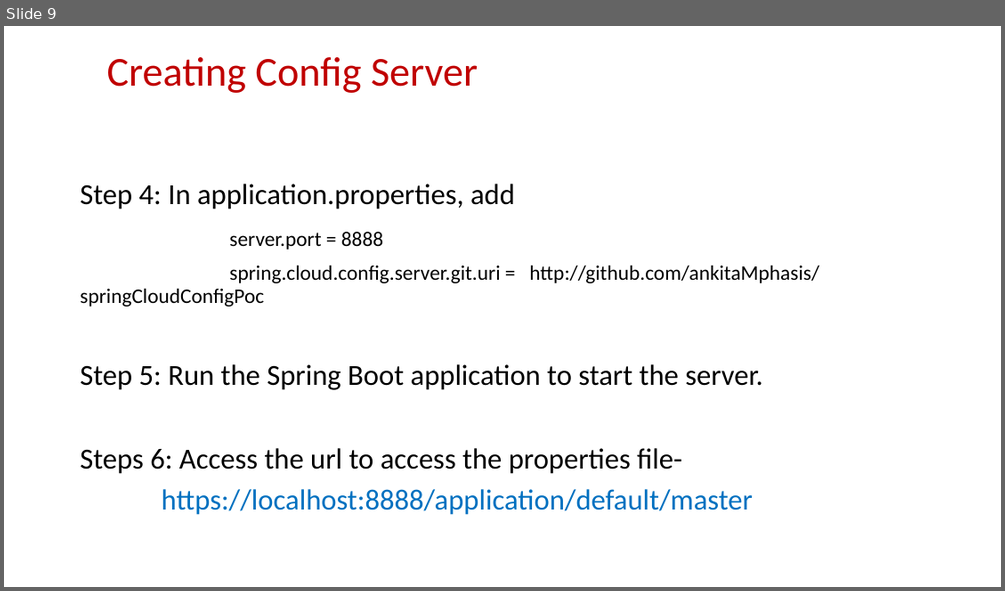
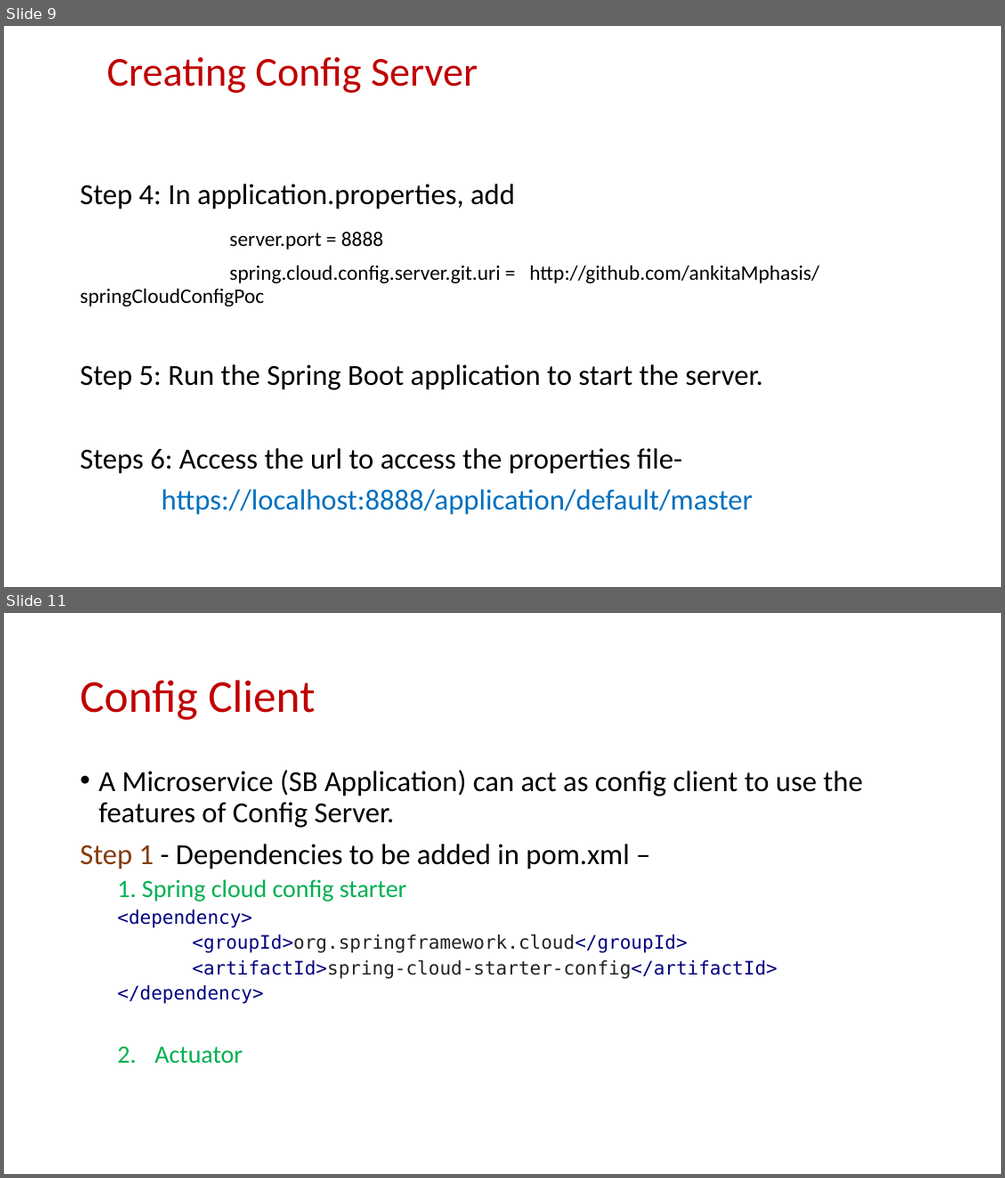
Before and after one commit to teamcryptic/spring-cloud-config-demo, a slide deck: Spring Cloud Config.pptx. Shown one above the other, each under a label of ours: slide 9 before the commit, slides 9 and 11 after it; the slides between them are not shown. The pictures are 1005x591 and 1005x1178 pixels, drawn with LibreOffice and Linux fonts; fonts in the diff are those of the drawing. Boxes give left, top, right and bottom in pixels: in the first picture for what was removed or moved away, otherwise in the second. Text is boxed around its words. In the diff, an @@ line names an element or a change of style, - is before the commit and + after.

Commit message:
PresentationSplingCLoudConfig

```diff
--- a/Spring Cloud Config.pptx
+++ b/Spring Cloud Config.pptx
@@ slide 11 added at (4,613,1001,1174), background #FFFFFF @@
@@ title added at (80,680,315,720), 44 pt, text #C00000 @@
+Config Client
@@ text added at (80,770,862,1063), 18 pt, text #000000 @@
+• A Microservice (SB Application) can act as config client to use the features of Config Server.
+Step 1 - Dependencies to be added in pom.xml –
+  1. Spring cloud config starter
+  <dependency>
+  <groupId>org.springframework.cloud</groupId>
+  <artifactId>spring-cloud-starter-config</artifactId>
+  </dependency>
+  2. Actuator
```
Also in this commit, not shown: 2 slides changed, 2 other slides added.
